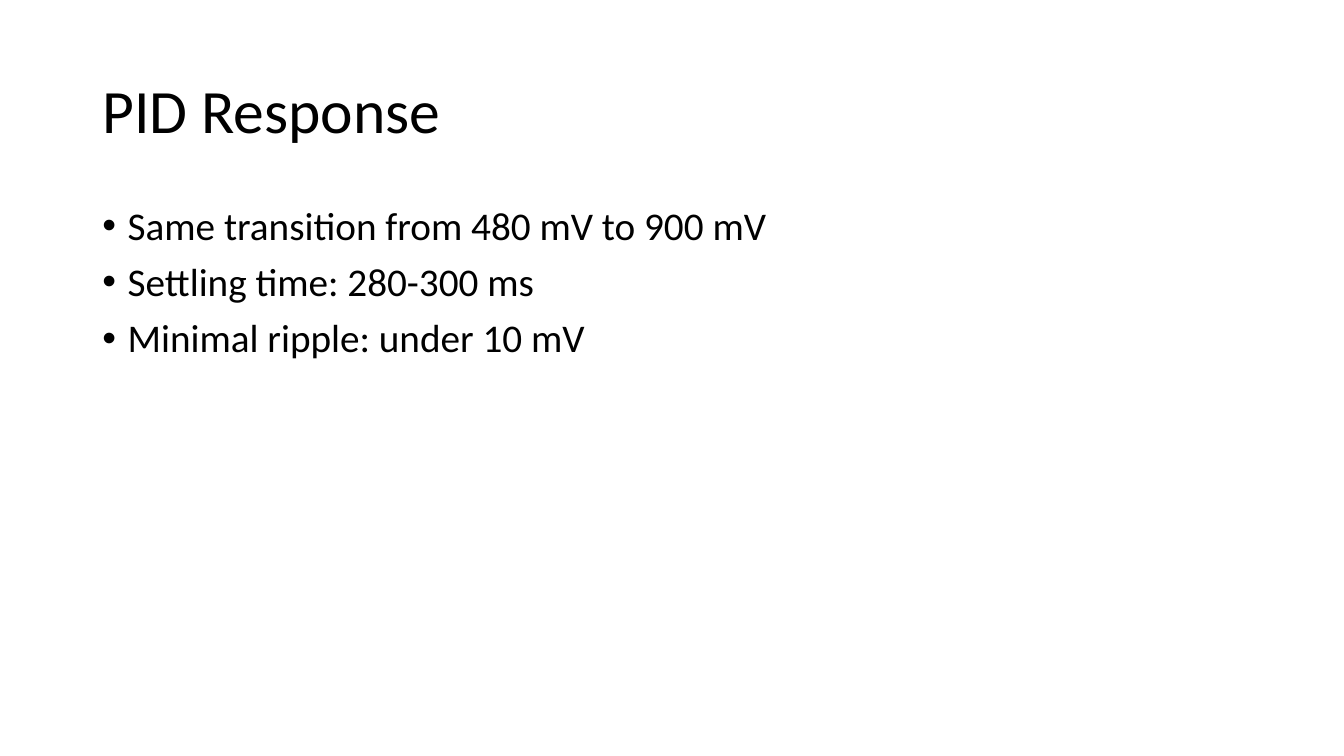
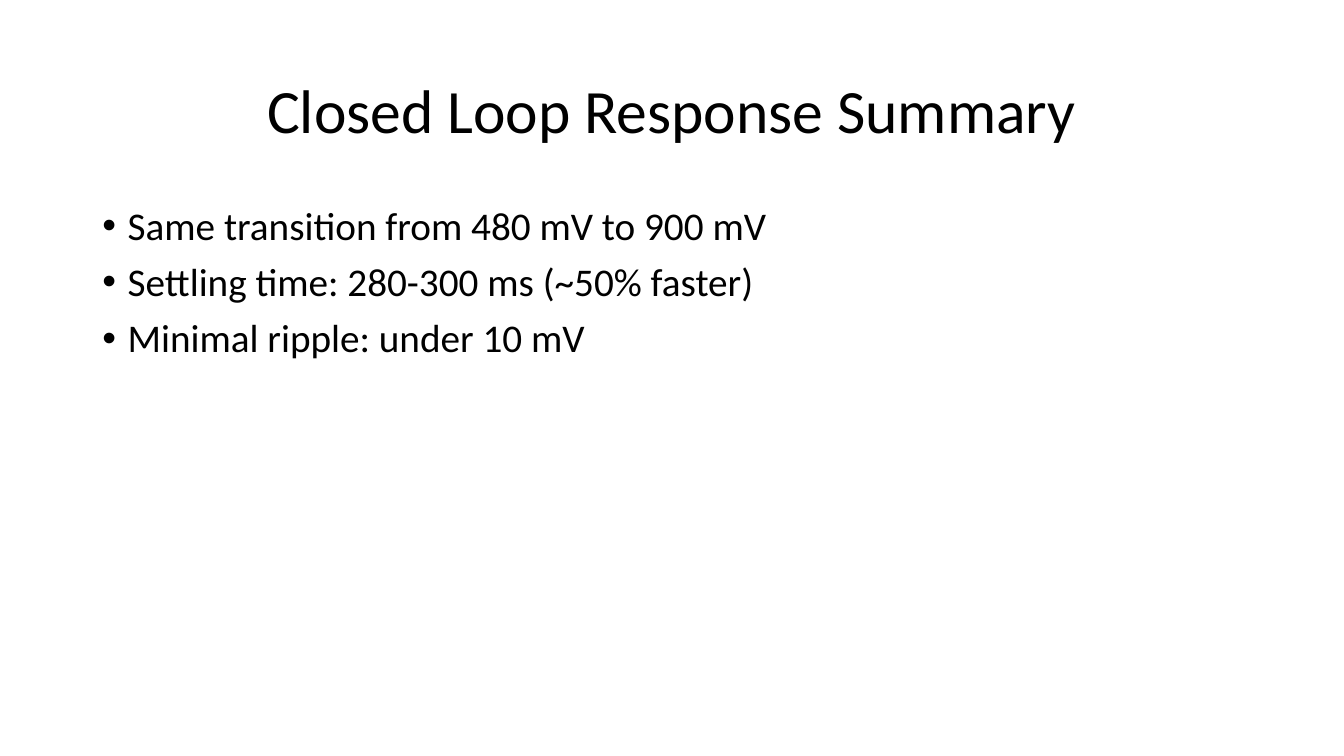
Before and after one commit to jdriscoll7/ELEC_3050, a slide deck: slide 10 of presentation/Final Projection Presentation.pptx (slide 8 before the commit). Drawn at 1344x756 pixels with LibreOffice and Linux fonts; fonts in the diff are those of the drawing. Boxes give left, top, right and bottom in pixels: in the first picture for what was removed or moved away, otherwise in the second. Text is boxed around its words. In the diff, an @@ line names an element or a change of style, - is before the commit and + after.

```diff
--- a/presentation/Final Projection Presentation.pptx
+++ b/presentation/Final Projection Presentation.pptx
@@ title at <box>267,90,1075,143</box>: text changed @@
-PID Response
+Closed Loop Response Summary
@@ text at <box>128,267,753,303</box>: text changed @@
-• Settling time: 280-300 ms
+• Settling time: 280-300 ms (~50% faster)
```
Also in this commit, not shown: 6 other slides changed, 3 slides added, 1 slide removed.
